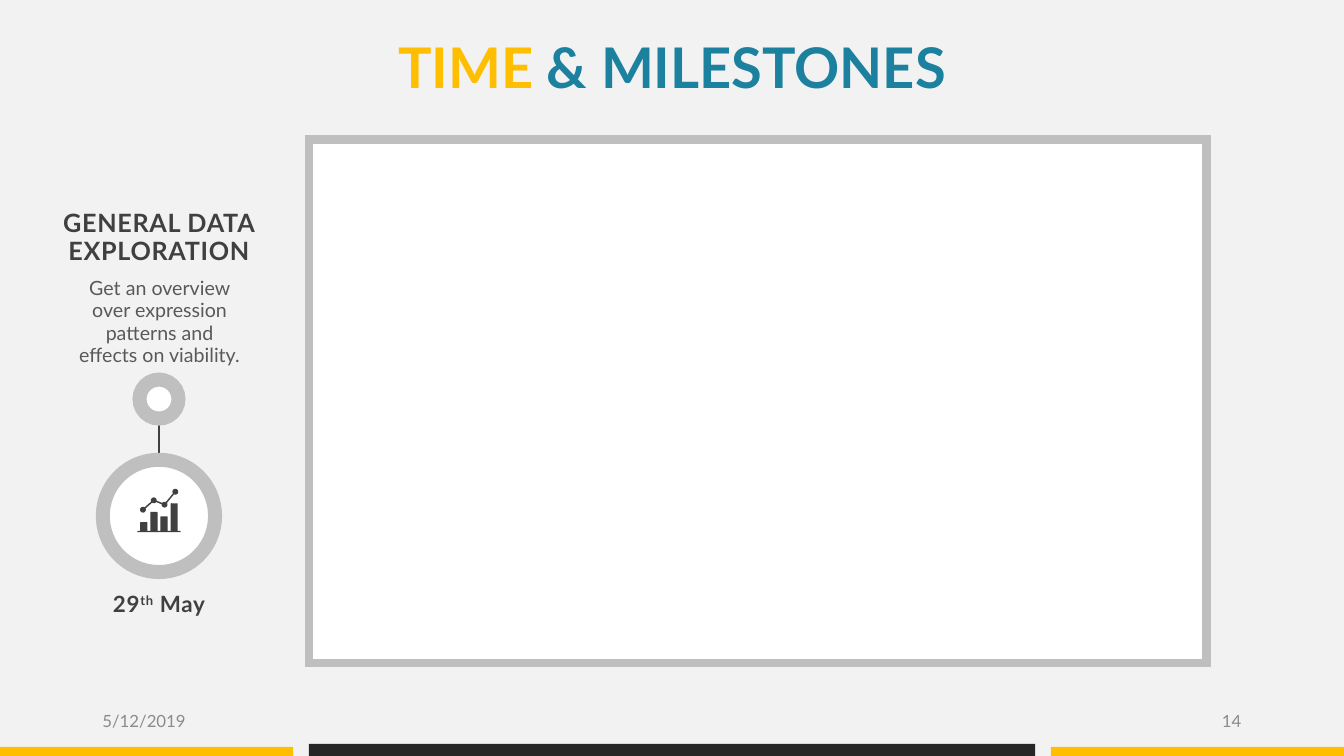
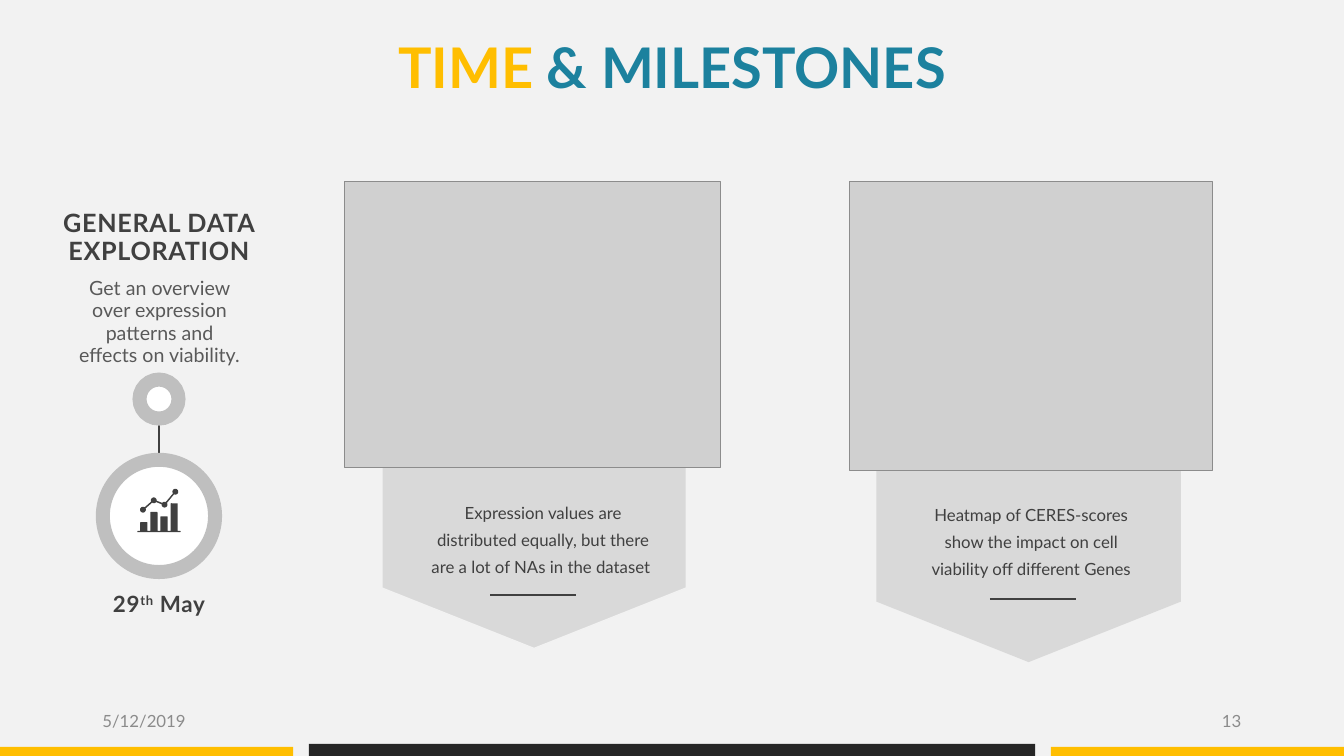
Before and after one commit to datascience-mobi/group-04-project-1-4, a slide deck: slide 13 of Project proposal_presentation_V1.pptx (slide 14 before the commit). Drawn at 1344x756 pixels with LibreOffice and Linux fonts; fonts in the diff are those of the drawing; grey boxes stand for pictures. Boxes give left, top, right and bottom in pixels: in the first picture for what was removed or moved away, otherwise in the second. Text is boxed around its words. In the diff, an @@ line names an element or a change of style, - is before the commit and + after.

```diff
--- a/Project proposal_presentation_V1.pptx
+++ b/Project proposal_presentation_V1.pptx
@@ rectangle removed at bbox=[309, 140, 1207, 663] @@
@@ picture added at bbox=[345, 181, 721, 468] @@
@@ picture added at bbox=[850, 181, 1213, 470] @@
@@ pentagon arrow added at bbox=[382, 309, 686, 649], fill #D9D9D9, outline #F2F2F2 1 pt @@
@@ pentagon arrow added at bbox=[877, 308, 1181, 662], fill #D9D9D9 @@
@@ text added at bbox=[431, 506, 650, 573], 12 pt, text #404040 @@
+Expression values are distributed equally, but there are a lot of NAs in the dataset
@@ text added at bbox=[932, 509, 1131, 578], 12 pt, text #404040 @@
+Heatmap of CERES-scores show the impact on cell viability off different Genes
@@ line added from (491, 595) to (576, 595), #404040 1.5 pt @@
@@ line added from (990, 599) to (1076, 599), #404040 1.5 pt @@
@@ page number at bbox=[1222, 715, 1241, 727]: text changed @@
-14
+13
```
Also in this commit, not shown: 5 other slides changed, 3 slides added, 3 slides removed.
